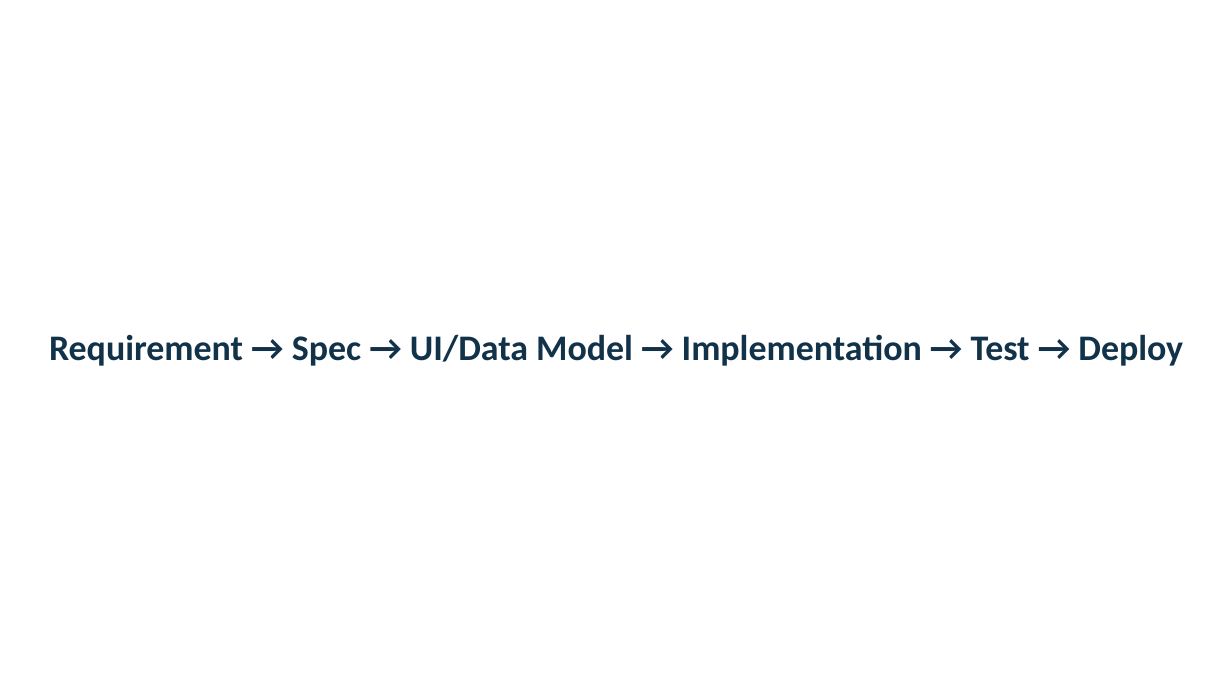
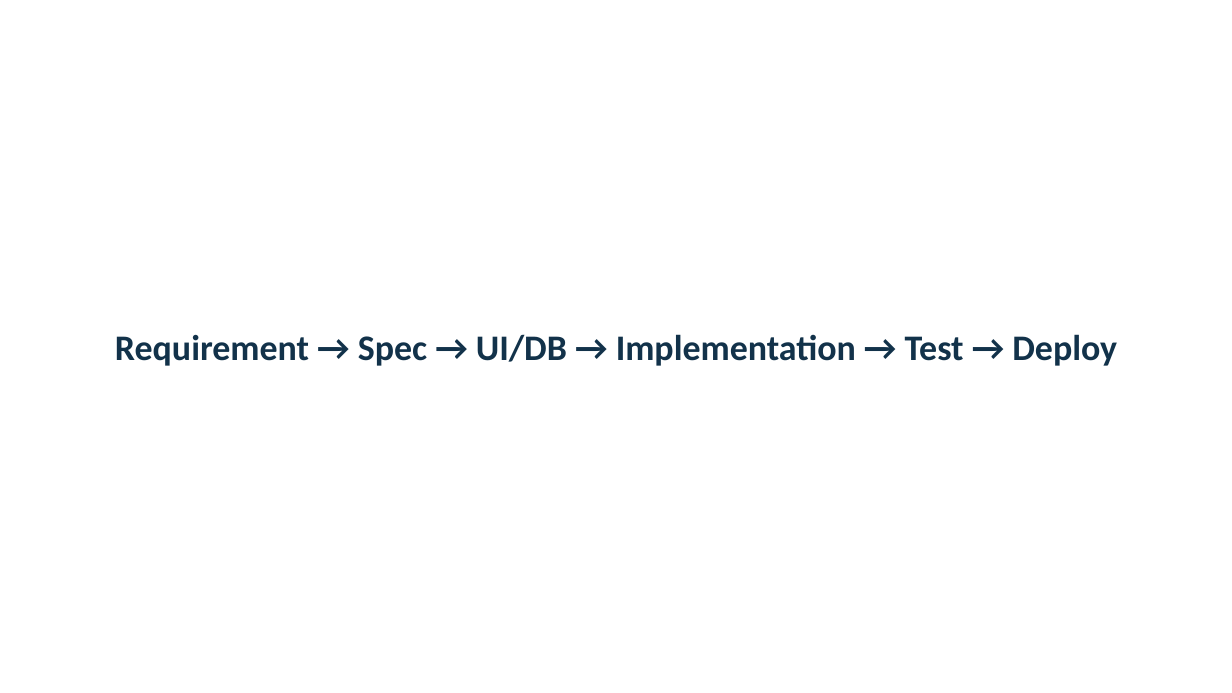
Before and after one commit to dookda/cmu_workshop_antigravity, a slide deck: slide 29 of Funding_Hub_Antigravity_Workshop.pptx (slide 28 before the commit). Drawn at 1232x693 pixels with LibreOffice and Linux fonts; fonts in the diff are those of the drawing. Boxes give left, top, right and bottom in pixels: in the first picture for what was removed or moved away, otherwise in the second. Text is boxed around its words. In the diff, an @@ line names an element or a change of style, - is before the commit and + after.

```diff
--- a/Funding_Hub_Antigravity_Workshop.pptx
+++ b/Funding_Hub_Antigravity_Workshop.pptx
@@ text at (115,334,1117,366): text changed @@
-Requirement → Spec → UI/Data Model → Implementation → Test → Deploy
+Requirement → Spec → UI/DB → Implementation → Test → Deploy
```
Also in this commit, not shown: 1 slide added, 1 other file.
